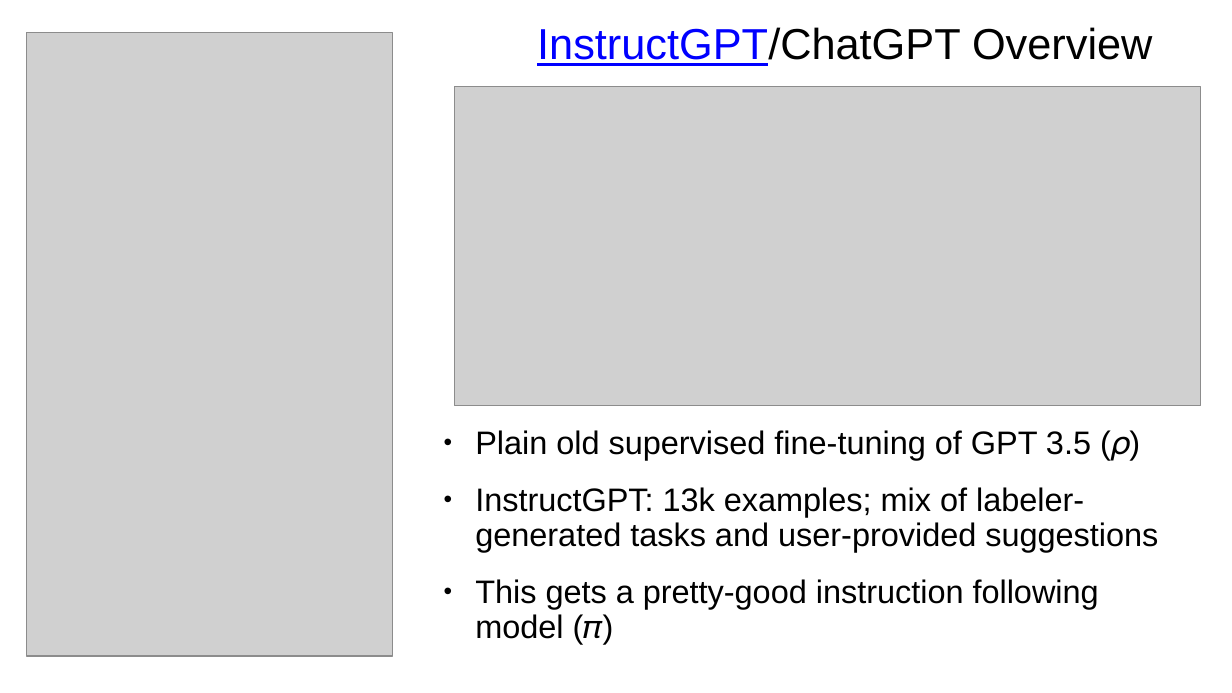
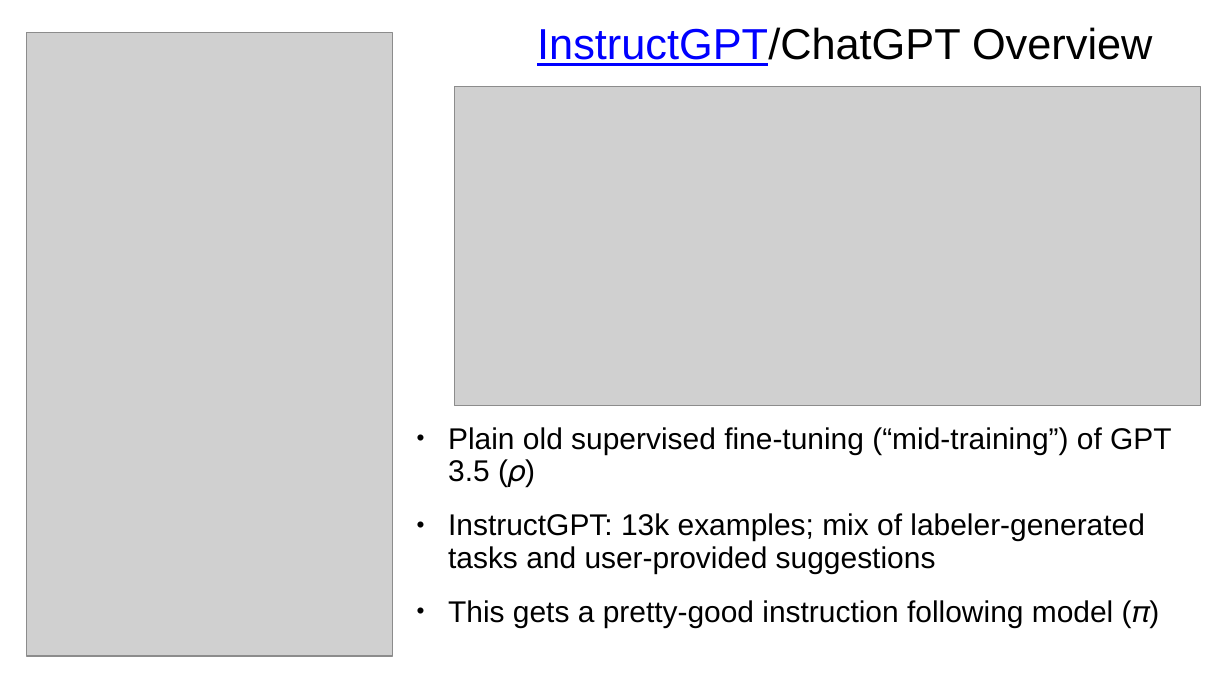
Before and after one commit to jonmay/USC-CS662, a slide deck: slide 44 of assets/files/rlhf.pptx. Drawn at 1232x693 pixels with LibreOffice and Linux fonts; fonts in the diff are those of the drawing; grey boxes stand for pictures. Boxes give left, top, right and bottom in pixels: in the first picture for what was removed or moved away, otherwise in the second. Text is boxed around its words. In the diff, an @@ line names an element or a change of style, - is before the commit and + after.

```diff
--- a/assets/files/rlhf.pptx
+++ b/assets/files/rlhf.pptx
@@ text "Plain old supervised fine-tuning (“mid-training”) ...": place and size @@
-text "Plain old supervised fine-tuning (“mid-training”) ..." at box(475, 430, 1158, 639)
+text "Plain old supervised fine-tuning (“mid-training”) ..." at box(448, 427, 1171, 629)
@@ text at box(448, 427, 1171, 487): text changed; size 19 to 17.6 pt @@
-• Plain old supervised fine-tuning of GPT 3.5 (𝜌)
+• Plain old supervised fine-tuning (“mid-training”) of GPT 3.5 (𝜌)
@@ text at box(448, 513, 1151, 629): size 19 to 17.6 pt in "InstructGPT: 13k examples; mix of labeler-generated tasks ...", "This gets a pretty-good instruction following model ..." @@
```
Also in this commit, not shown: 12 other slides changed, 2 slides added, 1 slide removed.
